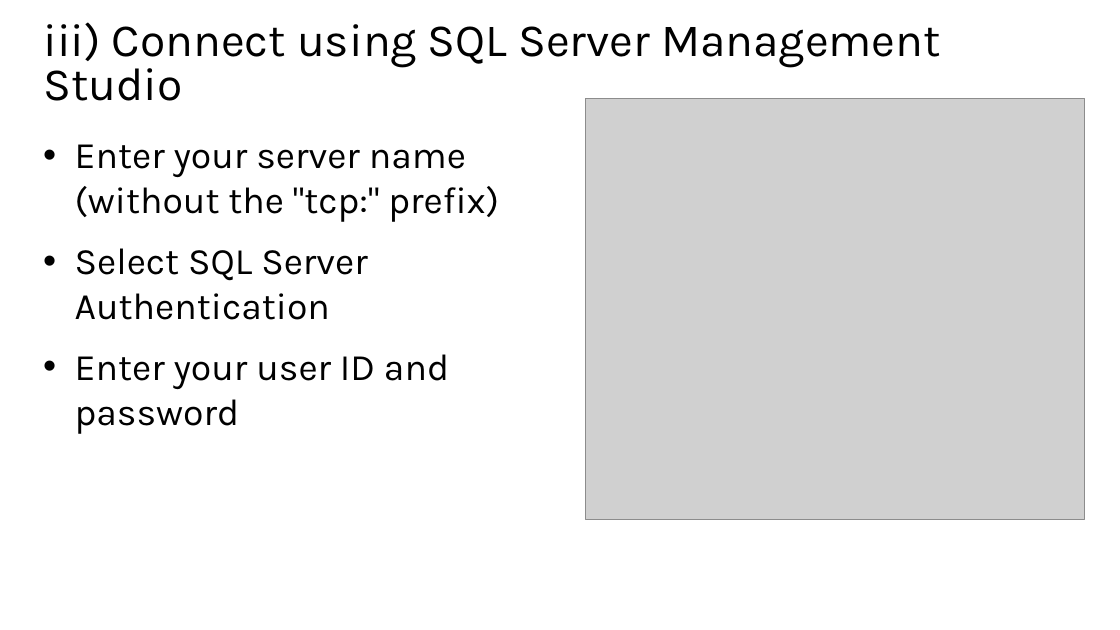
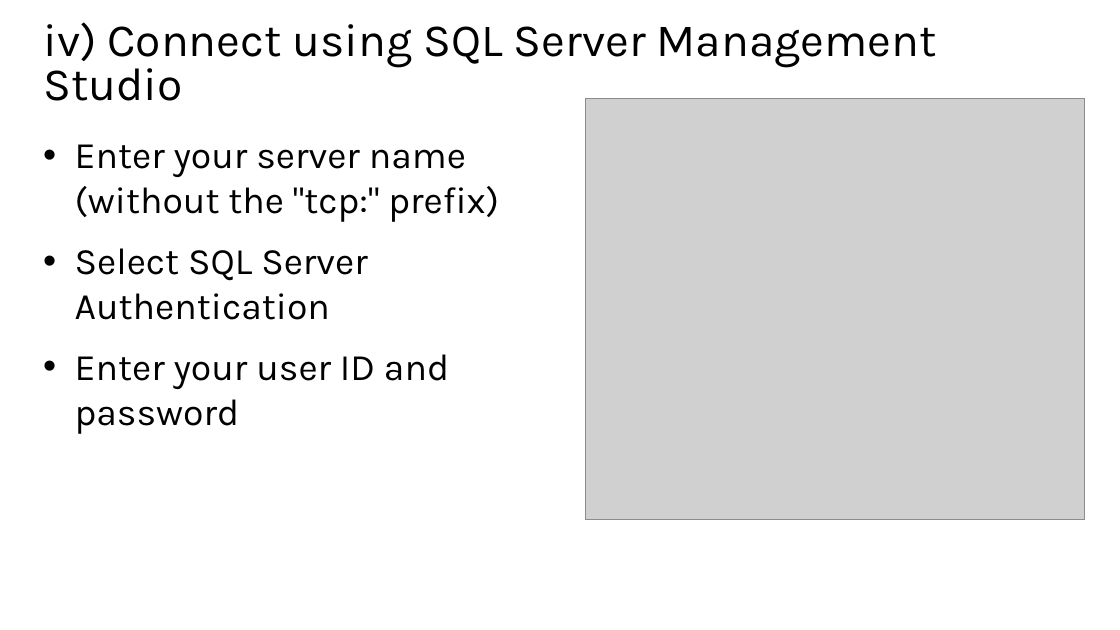
Before and after one commit to mkscala/AdvancedFlask, a slide deck: slide 39 of Slides/Module 3 - Introduction to Databases.pptx (slide 38 before the commit). Drawn at 1120x630 pixels with LibreOffice and Linux fonts; fonts in the diff are those of the drawing; grey boxes stand for pictures. Boxes give left, top, right and bottom in pixels: in the first picture for what was removed or moved away, otherwise in the second. Text is boxed around its words. In the diff, an @@ line names an element or a change of style, - is before the commit and + after.

```diff
--- a/Slides/Module 3 - Introduction to Databases.pptx
+++ b/Slides/Module 3 - Introduction to Databases.pptx
@@ title at [43, 22, 937, 101]: text changed @@
-iii) Connect using SQL Server Management Studio
+iv) Connect using SQL Server Management Studio
```
Also in this commit, not shown: 9 other slides changed, 1 slide added.
